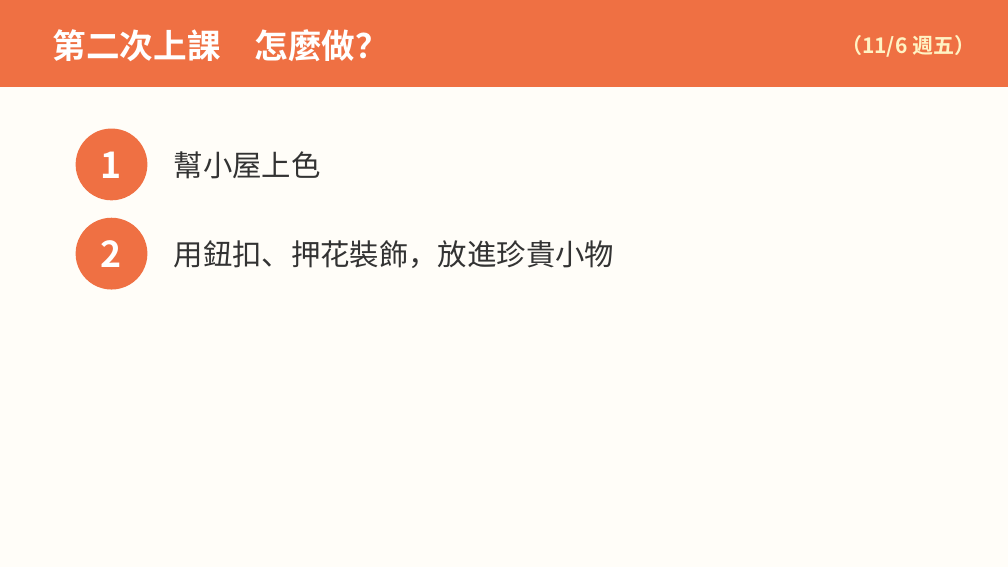
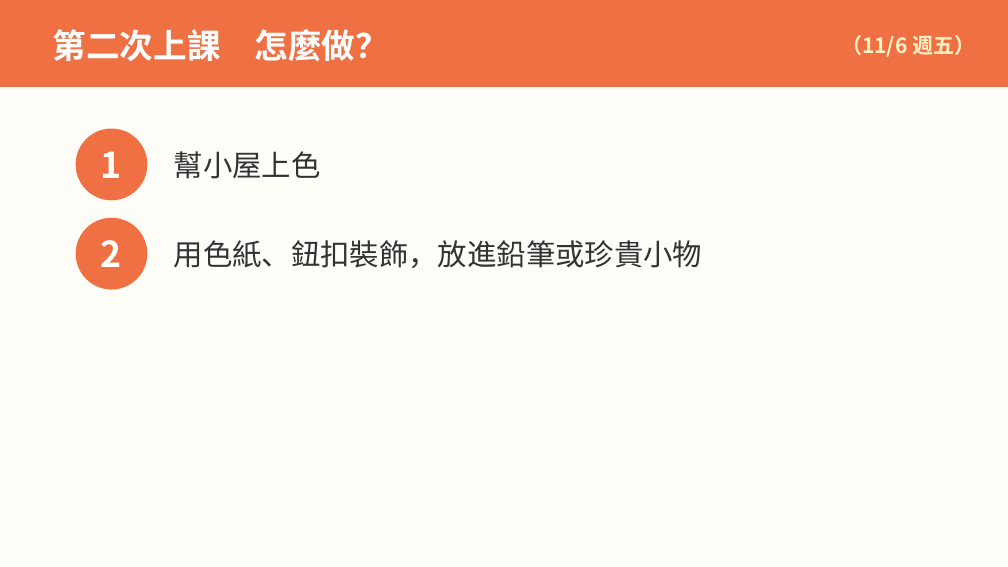
Before and after one commit to serina168/mandala-beginner, a slide deck: slide 5 of 上課簡報_作品4_我的溫暖小屋.pptx. Drawn at 1008x567 pixels with LibreOffice and Linux fonts; fonts in the diff are those of the drawing. Boxes give left, top, right and bottom in pixels: in the first picture for what was removed or moved away, otherwise in the second. Text is boxed around its words. In the diff, an @@ line names an element or a change of style, - is before the commit and + after.

```diff
--- a/上課簡報_作品4_我的溫暖小屋.pptx
+++ b/上課簡報_作品4_我的溫暖小屋.pptx
@@ text at bbox=[174, 240, 703, 268]: text changed @@
-用鈕扣、押花裝飾，放進珍貴小物
+用色紙、鈕扣裝飾，放進鉛筆或珍貴小物
```
Also in this commit, not shown: 3 other slides changed, 6 other files.
